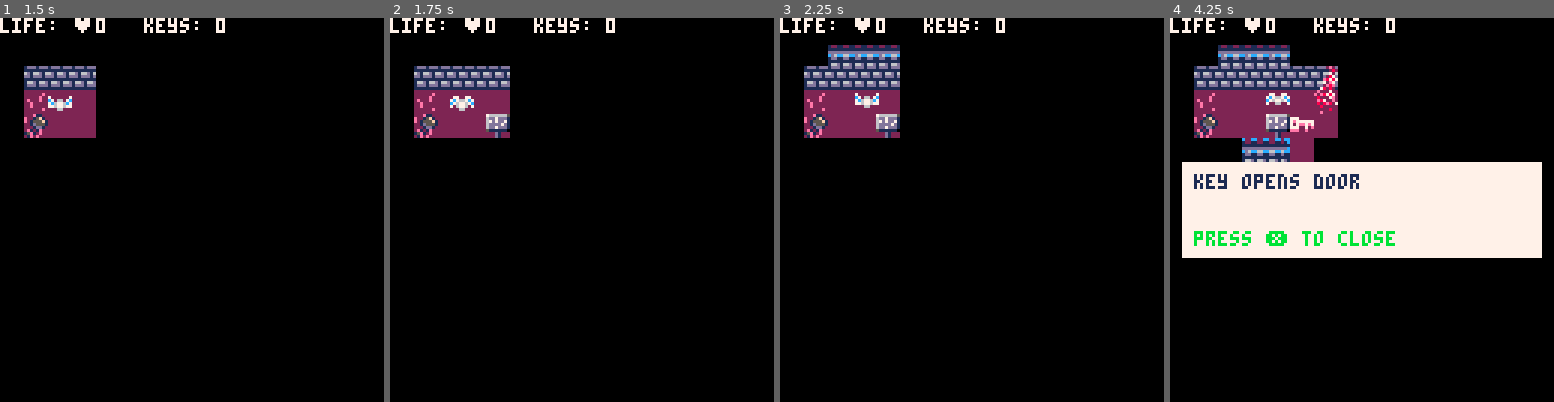
Above: before the commit, frames 1-4 (left to right).
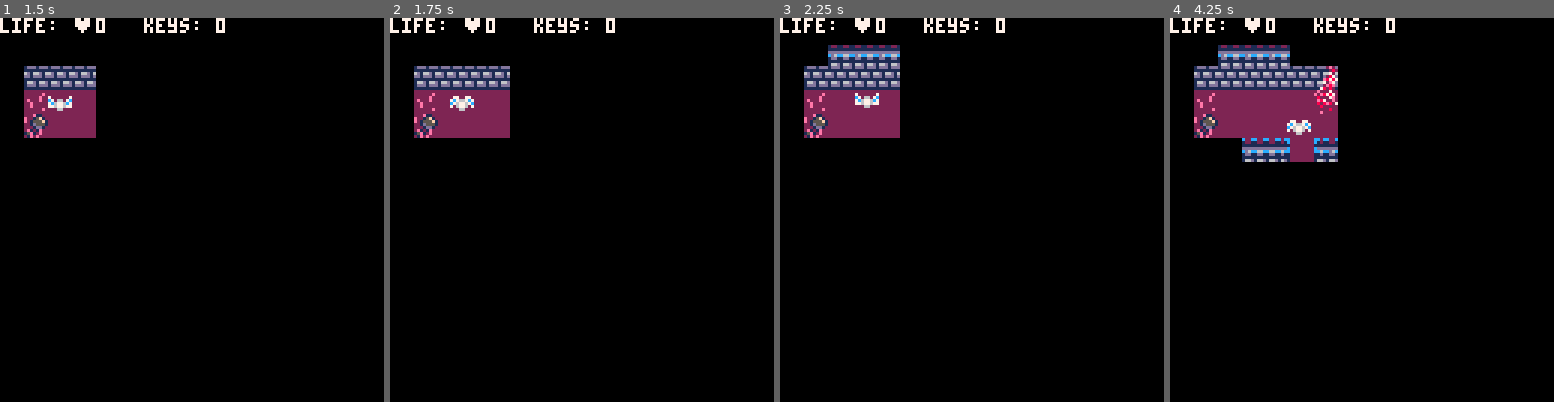
Above: after the commit, the same moments.

Repository: RonzyLady/FairyTrialGame
Game: PICO-8 cartridge fairytrial.p8
Two runs of this game, one before a commit and one after it. Both use one fixed random seed, a clock stepped at 60 frames per second and the inputs below.
Inputs:
- Up to frame 1 (1.5 s): tap X (X key) at 0.33, 1.07 s; tap O (Z key) at 0.7 s
- Up to frame 2 (1.75 s): hold Right from 1.6 s (still down); tap O (Z key) at 1.7 s
- Up to frame 3 (2.25 s): tap X (X key) at 1.85 s; release Right at 2.1 s; tap O (Z key) at 2.1 s; hold Up from 2.15 s (still down)
- Up to frame 4 (4.25 s): release Up at 2.42 s; hold Right 2.47-3.03 s; tap O (Z key) every 0.4 s from 2.5 to 4.1 s; tap X (X key) at 2.97, 4.08 s; hold Left 3.08-3.58 s; hold Down 3.63-3.97 s; hold Right from 4.02 s (still down)

Frame 1 is identical in both runs. In frame 2, 0.3% of the frame differs, in the area x 25-32%, y 25-32%; in frame 3, 0.3%; in frame 4, 24%, in the area x 3-97%, y 19-63%.

Commit message:
Update fairytrial.p8

Diff:
--- a/fairytrial.p8
+++ b/fairytrial.p8
@@ -7,7 +7,7 @@
 --game loop
 function _init()
    init_menu()
-   sfx(7)
+   music(0)
 end
 
 
@@ -19,6 +19,7 @@
 function init_game()
   -- set the fairy's starting position
   map_setup()
+  music(7)
   text_setup()
   chat_setup()
   make_player()
@@ -676,12 +677,12 @@
 0000000000000000000000000000000000000000000000000000000000000000000000000000000000000000000000000000000000000000000000000000000000000000000000000000000000000000000000000000000000000000000000000000000000000000000000000000000000000000000000000000000000000000
 1413131313131613131315131313131313131313131313151613131316131315000000000000000000000000000000000000000000000000000000000000000000000000000000000000000000000000000000000000000000000000000000000000000000000000000000000000000000000000000000000000000000000000
 2423232323232623232324230823232323232308232323242623232326232324000000000000000000000000000000000000000000000000000000000000000000000000000000000000000000000000000000000000000000000000000000000000000000000000000000000000000000000000000000000000000000000000
-24111010101036101010245010102c2d2e103d10102b30243620102036101024000000000000000000000000000000000000000000000000000000000000000000000000000000000000000000000000000000000000000000000000000000000000000000000000000000000000000000000000000000000000000000000000
-24371010503010101011243d11102c2d10121111102d2b24203b101b20101024000000000000000000000000000000000000000000000000000000000000000000000000000000000000000000000000000000000000000000000000000000000000000000000000000000000000000000000000000000000000000000000000
-34131613221006131513173f06131315131313153d0613171615101413221024000000000000000000000000000000000000000000000000000000000000000000000000000000000000000000000000000000000000000000000000000000000000000000000000000000000000000000000000000000000000000000000000
-2723262332382323242332382723232423232324382308232624102423320a24000000000000000000000000000000000000000000000000000000000000000000000000000000000000000000000000000000000000000000000000000000000000000000000000000000000000000000000000000000000000000000000000
-1511102b102b101024111b3f105010240c2b2d513f102b333624103413131324000000000000000000000000000000000000000000000000000000000000000000000000000000000000000000000000000000000000000000000000000000000000000000000000000000000000000000000000000000000000000000000000
-241030102b10101024303b10101010242b2d102410102c123b243d2723230824000000000000000000000000000000000000000000000000000000000000000000000000000000000000000000000000000000000000000000000000000000000000000000000000000000000000000000000000000000000000000000000000
+24111010101036100c0c245010102c2d2e103d10102b30243620102036101024000000000000000000000000000000000000000000000000000000000000000000000000000000000000000000000000000000000000000000000000000000000000000000000000000000000000000000000000000000000000000000000000
+24371010101010101010243d11102c2d10121111102d2b24203b101b20101024000000000000000000000000000000000000000000000000000000000000000000000000000000000000000000000000000000000000000000000000000000000000000000000000000000000000000000000000000000000000000000000000
+34131613221006131510173f06131315131313153d0613171615101413221024000000000000000000000000000000000000000000000000000000000000000000000000000000000000000000000000000000000000000000000000000000000000000000000000000000000000000000000000000000000000000000000000
+2723262332382323241032382723232423232324382308232624102423320a24000000000000000000000000000000000000000000000000000000000000000000000000000000000000000000000000000000000000000000000000000000000000000000000000000000000000000000000000000000000000000000000000
+1511102b102b101024101b3f105010240c2b2d513f102b333624103413131324000000000000000000000000000000000000000000000000000000000000000000000000000000000000000000000000000000000000000000000000000000000000000000000000000000000000000000000000000000000000000000000000
+241030102b10101024103b1010100a242b2d102410102c123b243d2723230824000000000000000000000000000000000000000000000000000000000000000000000000000000000000000000000000000000000000000000000000000000000000000000000000000000000000000000000000000000000000000000000000
 241010101010101024131313223f06241313131710102d101024102b2d2c1024000000000000000000000000000000000000000000000000000000000000000000000000000000000000000000000000000000000000000000000000000000000000000000000000000000000000000000000000000000000000000000000000
 341313153806131317272308323827242323233210102b371b242c302b2d2c24000000000000000000000000000000000000000000000000000000000000000000000000000000000000000000000000000000000000000000000000000000000000000000000000000000000000000000000000000000000000000000000000
 232323243f272323325010102d3f2b24302b113d11102c333624131313223f24000000000000000000000000000000000000000000000000000000000000000000000000000000000000000000000000000000000000000000000000000000000000000000000000000000000000000000000000000000000000000000000000
Not shown, changed: the music (__music__) section of fairytrial.p8
Not shown, changed: the sound effects (__sfx__) section of fairytrial.p8
